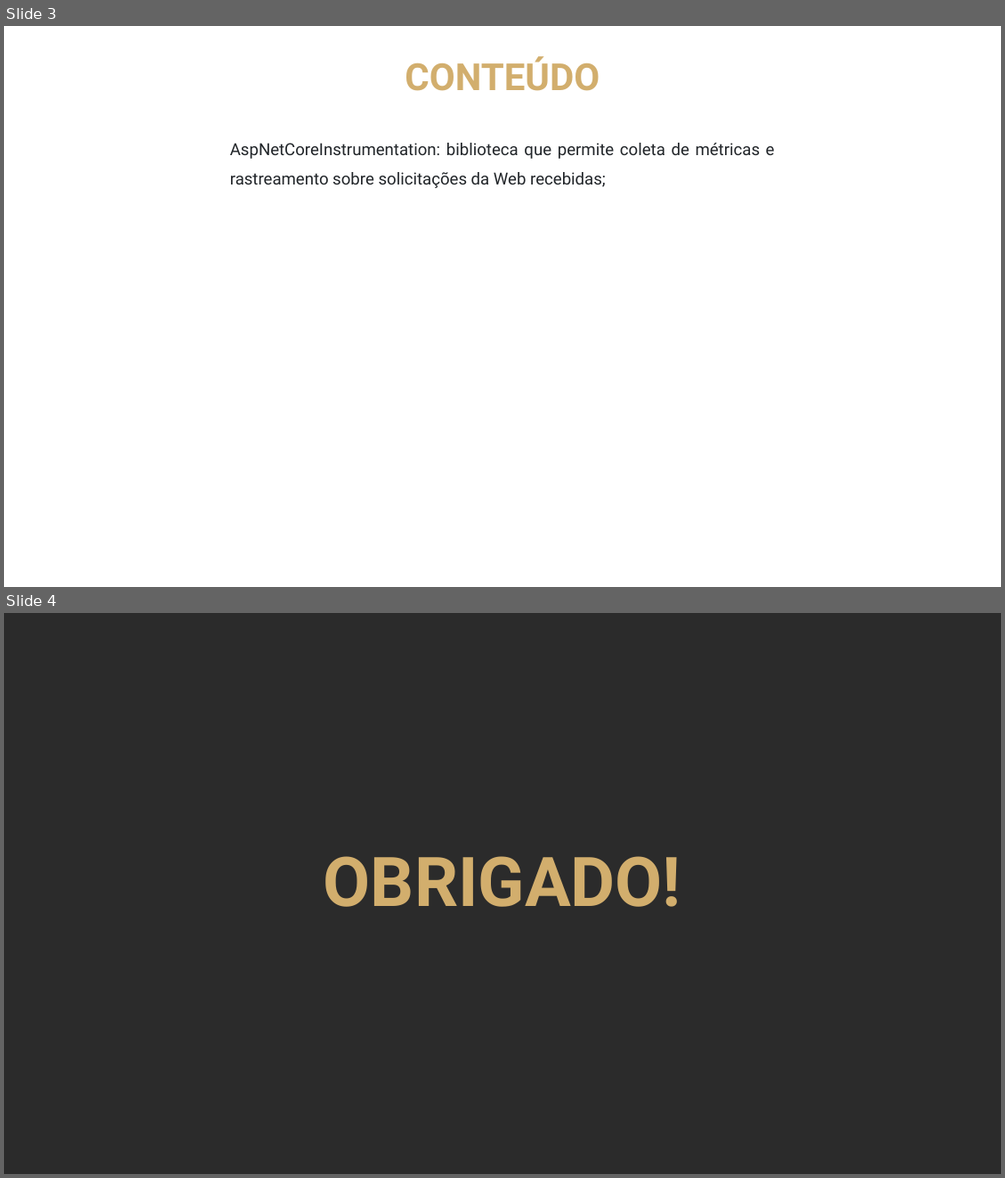
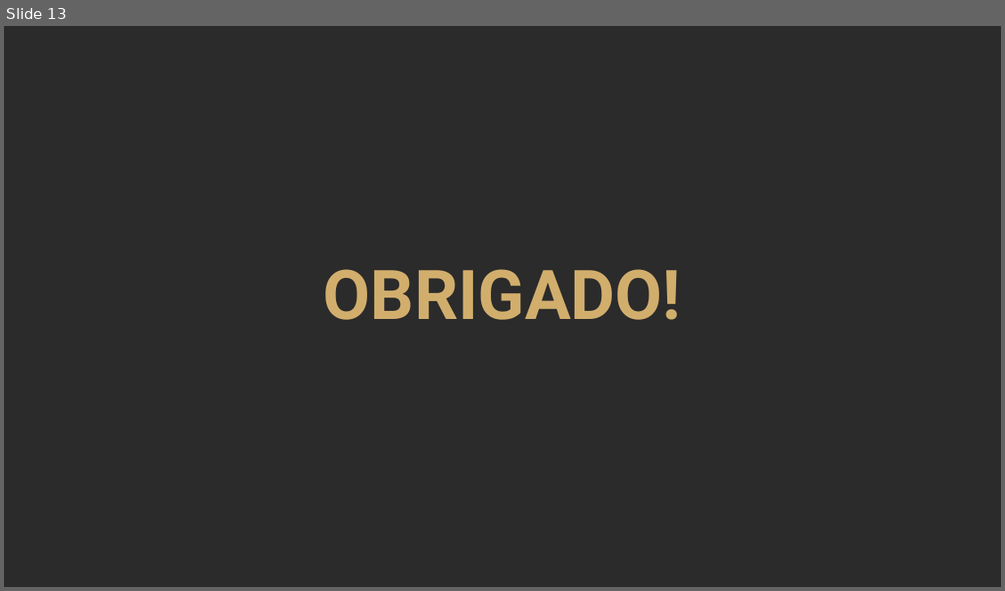
Before and after one commit to MicaelCosta/Observability, a slide deck: infra/template_apresentacao_autoware.pptx. Shown one above the other, each under a label of ours: slides 3 and 4 before the commit, slide 13 after it. The pictures are 1005x1178 and 1005x591 pixels, drawn with LibreOffice and Linux fonts; fonts in the diff are those of the drawing; background and template pictures are left out; a plain dark background stands for a picture behind light text. Boxes give left, top, right and bottom in pixels: in the first picture for what was removed or moved away, otherwise in the second. Text is boxed around its words. In the diff, an @@ line names an element or a change of style, - is before the commit and + after.

```diff
--- a/infra/template_apresentacao_autoware.pptx
+++ b/infra/template_apresentacao_autoware.pptx
@@ slide 3 removed at (4,26,1001,587), background picture (left out) @@
@@ text removed at (404,56,599,91) @@
-CONTEÚDO
@@ text removed at (230,143,775,188) @@
-AspNetCoreInstrumentation: biblioteca que permite coleta de métricas e rastreamento sobre solicitações da Web recebidas;
@@ what was slide 4 is now slide 13 @@
```
Also in this commit, not shown: 1 slide changed, 11 slides added, 1 other slide removed, 1 other file.
